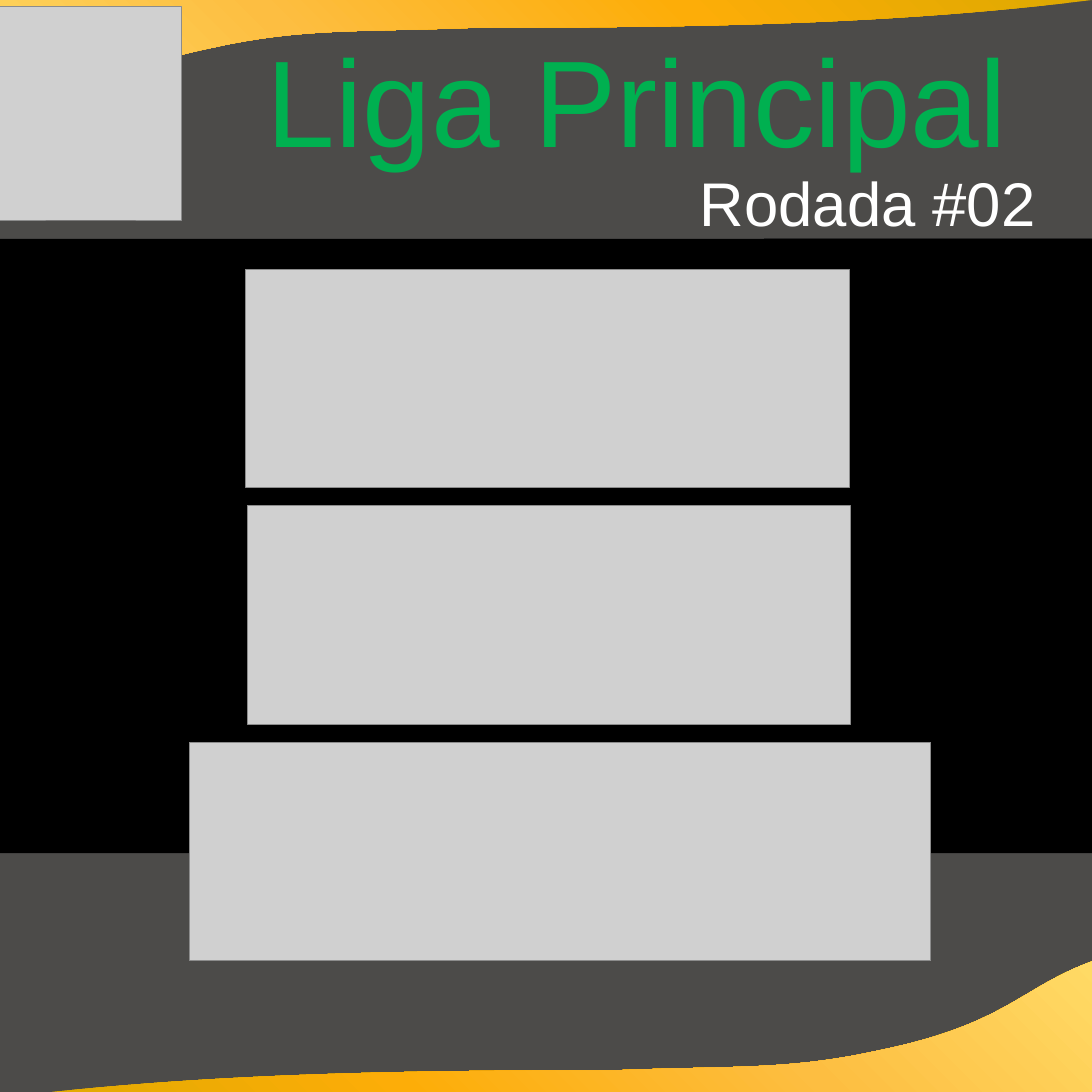
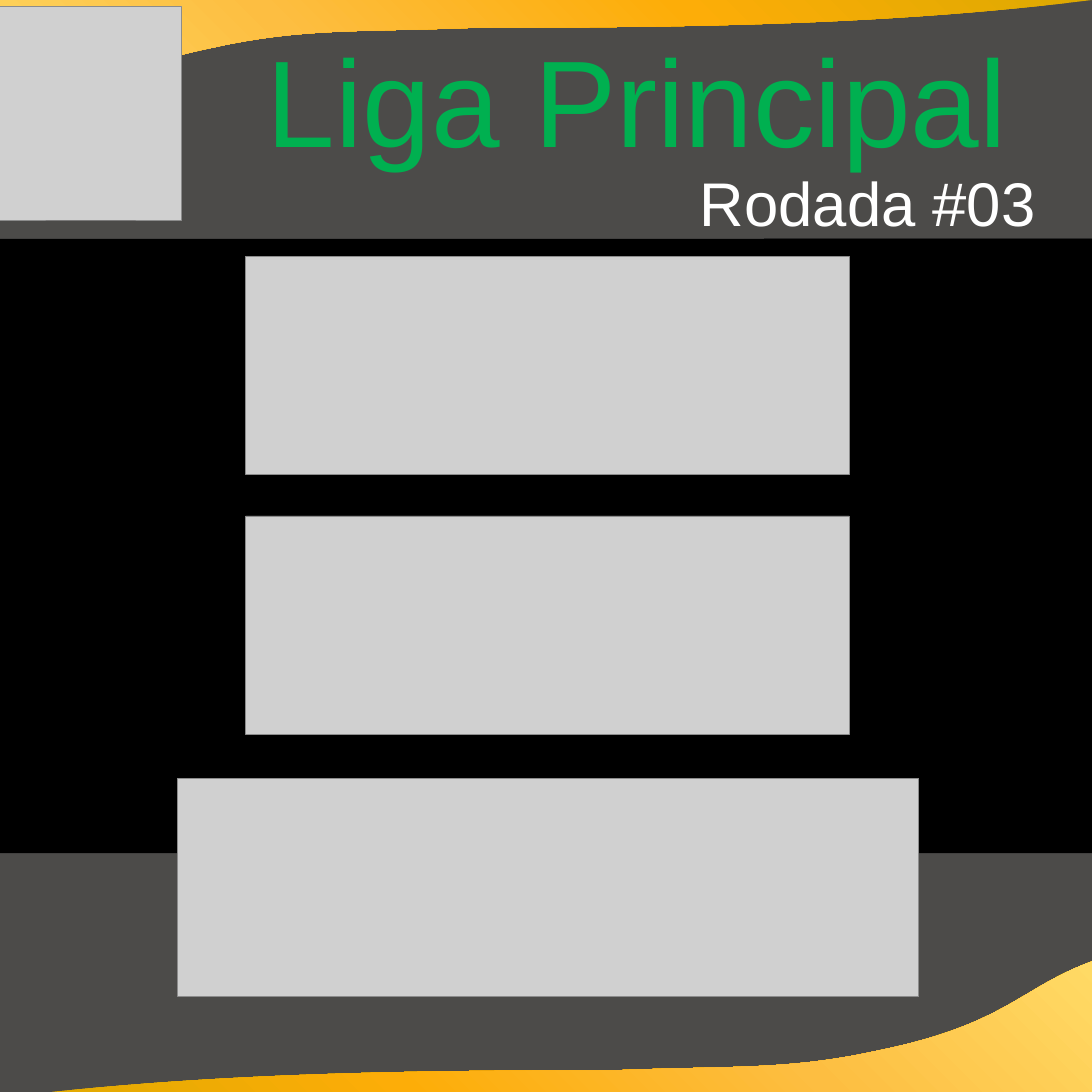
Before and after one commit to cknakayama/automacao_ligaroletarussa2021, a slide deck: slide 3 of Informativos.pptx. Drawn at 1092x1092 pixels with LibreOffice and Linux fonts; fonts in the diff are those of the drawing; grey boxes stand for pictures; background and template pictures are left out. Boxes give left, top, right and bottom in pixels: in the first picture for what was removed or moved away, otherwise in the second. Text is boxed around its words. In the diff, an @@ line names an element or a change of style, - is before the commit and + after.

Commit message:
rodada 04

```diff
--- a/Informativos.pptx
+++ b/Informativos.pptx
@@ text at [700, 181, 1036, 227]: text changed @@
-Rodada #02
+Rodada #03
@@ picture: place and size @@
-picture at [246, 269, 850, 487]
+picture at [246, 256, 850, 474]
@@ picture: place and size @@
-picture at [247, 506, 851, 724]
+picture at [246, 516, 850, 734]
@@ picture: place and size @@
-picture at [190, 742, 931, 961]
+picture at [178, 779, 919, 997]
```
Also in this commit, not shown: 3 other slides changed, 4 slides added, 5 other files.
